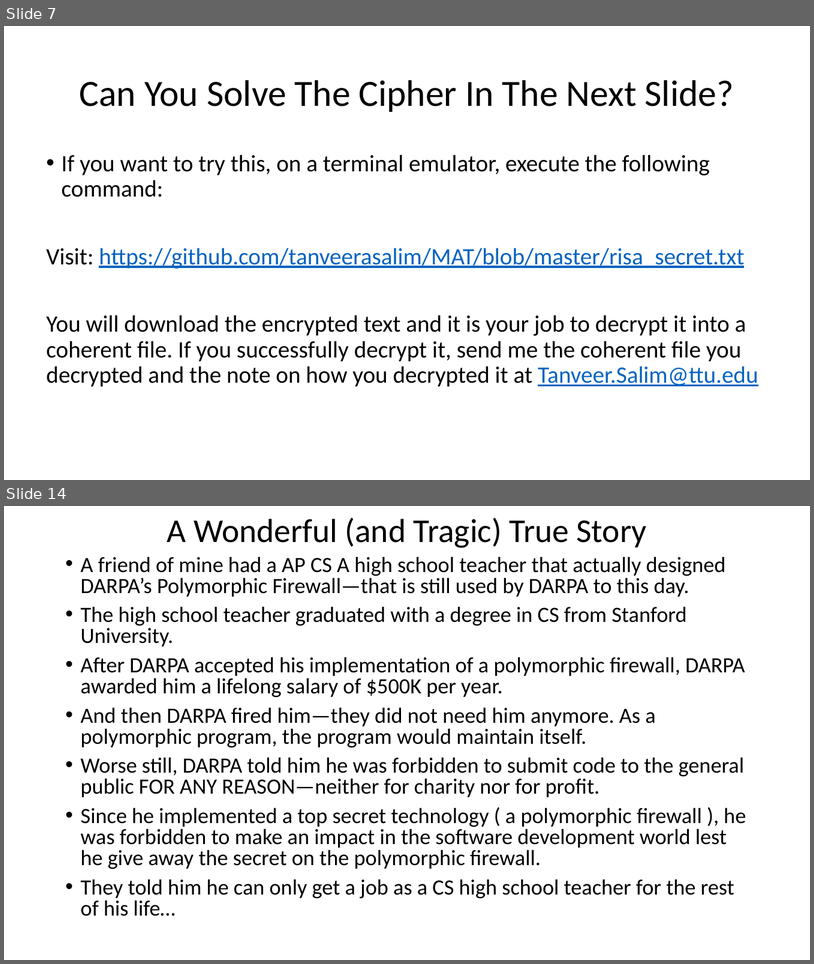
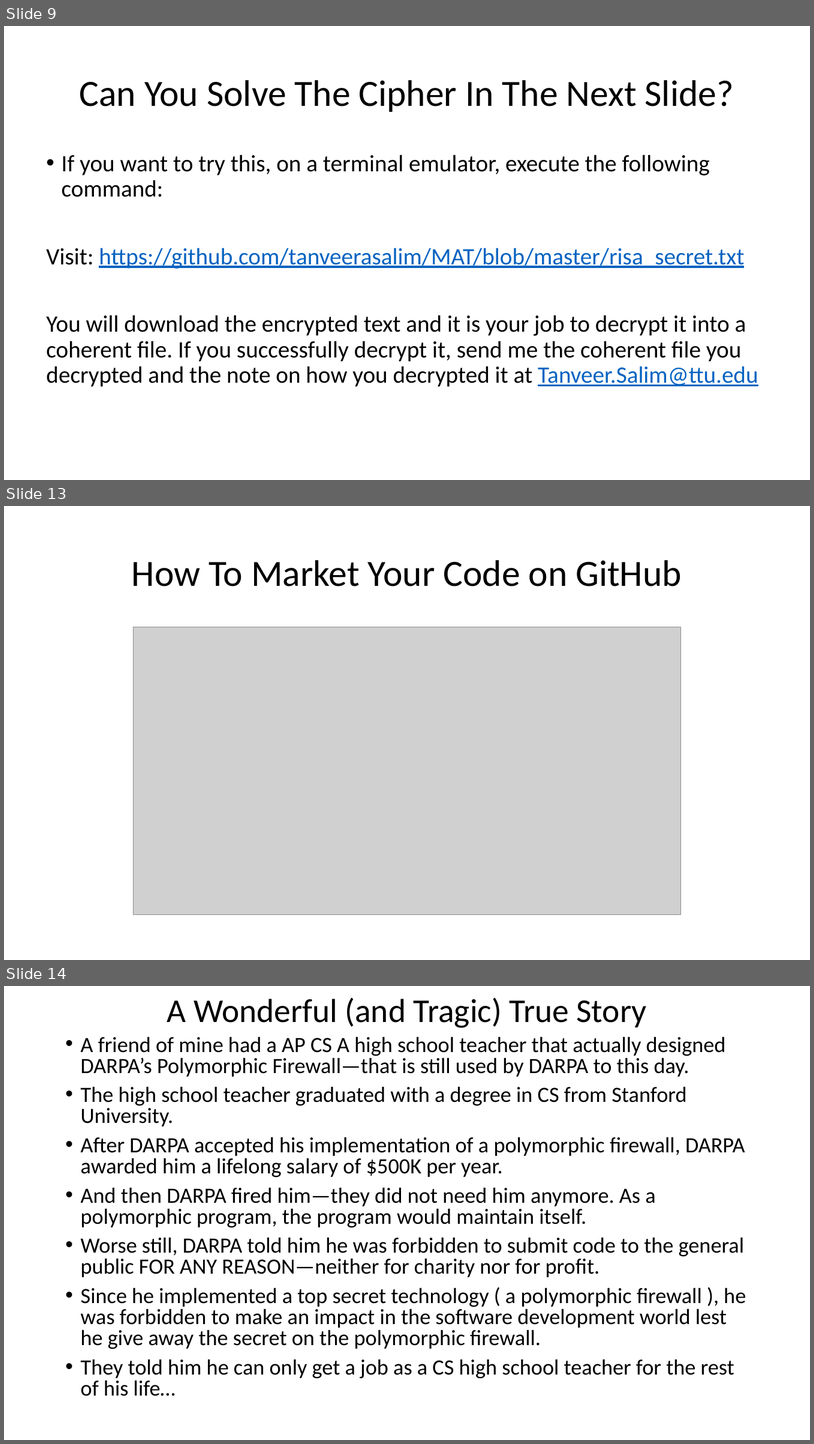
Before and after one commit to fosres/MAT, a slide deck: A_Guide_To_Malware_Analysis.pptx. Shown one above the other, each under a label of ours: slides 7 and 14 before the commit, slides 9, 13 and 14 after it; the slides between them are not shown. The pictures are 814x964 and 814x1444 pixels, drawn with LibreOffice and Linux fonts; fonts in the diff are those of the drawing; grey boxes stand for pictures. Boxes give left, top, right and bottom in pixels: in the first picture for what was removed or moved away, otherwise in the second. Text is boxed around its words. In the diff, an @@ line names an element or a change of style, - is before the commit and + after.

```diff
--- a/A_Guide_To_Malware_Analysis.pptx
+++ b/A_Guide_To_Malware_Analysis.pptx
@@ slide 13 added at (4,506,810,960), background #FFFFFF @@
@@ title added at (132,560,682,586), 44 pt, text #000000 @@
+How To Market Your Code on GitHub
@@ picture added at (134,627,681,915) @@
@@ what was slide 7 is now slide 9 @@
```
Also in this commit, not shown: 4 slides changed, 3 other slides added, 3 slides removed, 8 other files.
